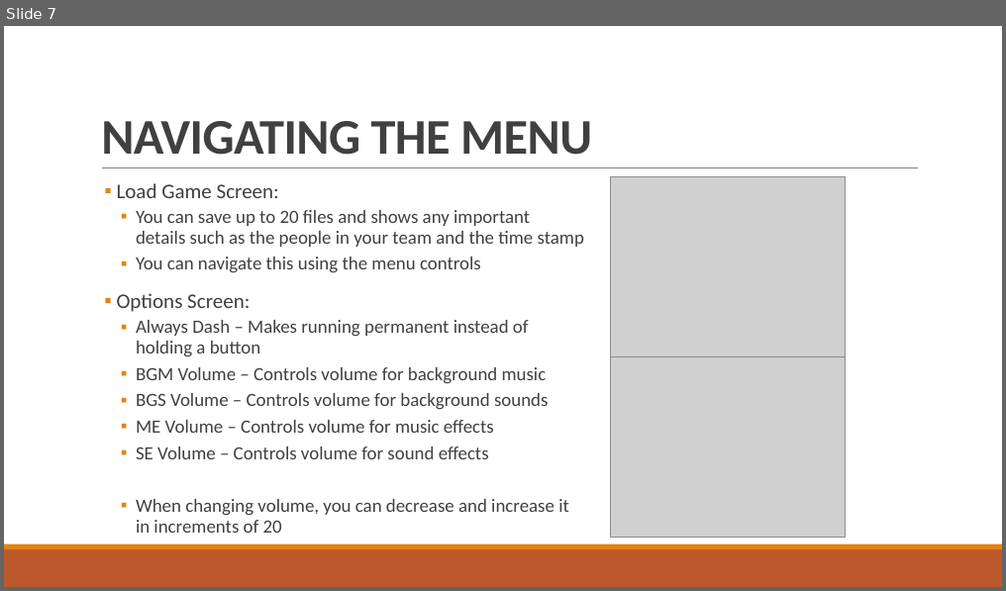
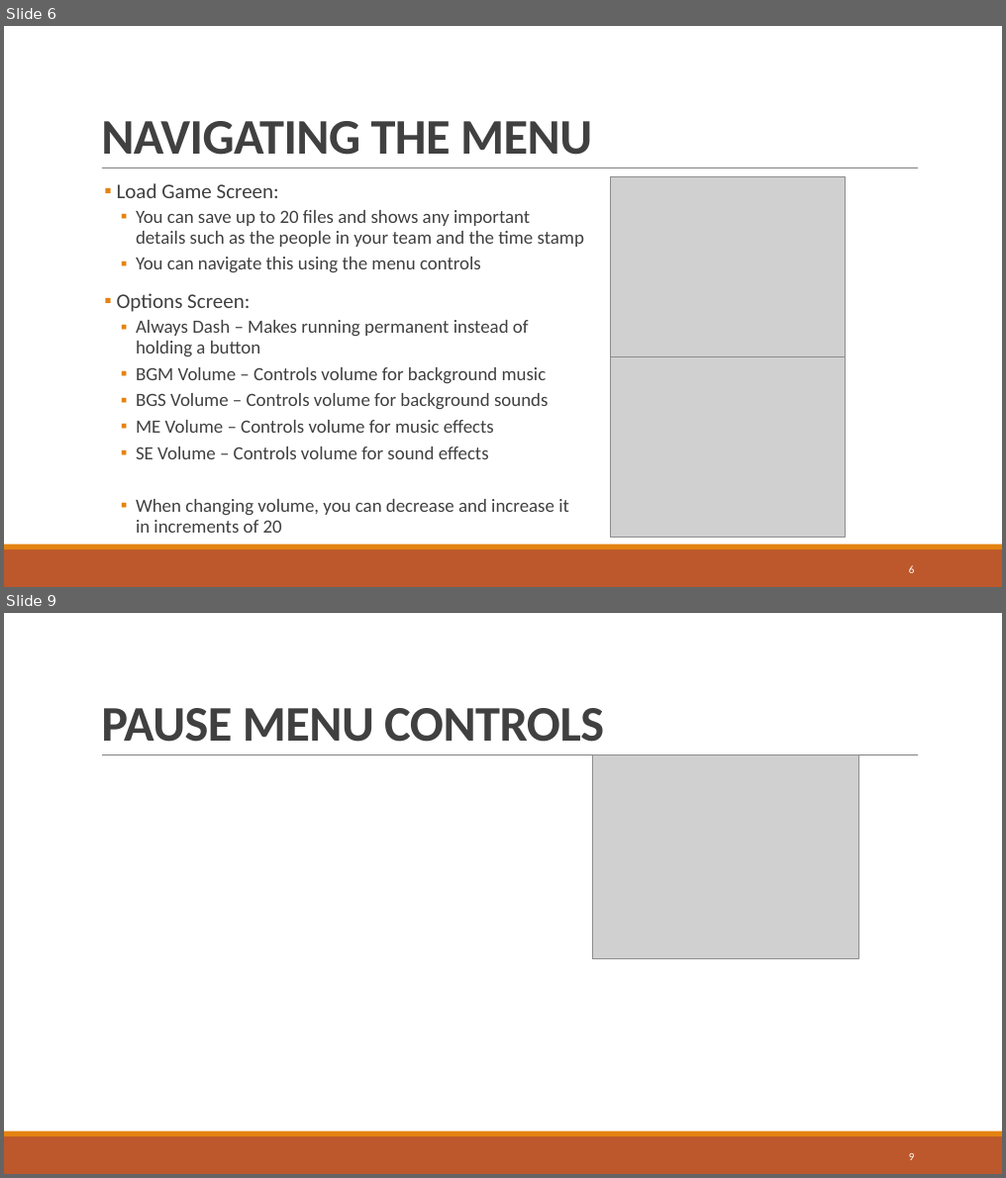
Before and after one commit to nevh122/Devwahrphobia, a slide deck: Documents/DEVWAHRPHOBIA-PlAYBOOK.pptx. Shown one above the other, each under a label of ours: slide 7 before the commit, slides 6 and 9 after it; the slides between them are not shown. The pictures are 1006x591 and 1006x1178 pixels, drawn with LibreOffice and Linux fonts; fonts in the diff are those of the drawing; grey boxes stand for pictures. Boxes give left, top, right and bottom in pixels: in the first picture for what was removed or moved away, otherwise in the second. Text is boxed around its words. In the diff, an @@ line names an element or a change of style, - is before the commit and + after.

```diff
--- a/Documents/DEVWAHRPHOBIA-PlAYBOOK.pptx
+++ b/Documents/DEVWAHRPHOBIA-PlAYBOOK.pptx
@@ slide 9 added at (4, 613, 1002, 1174), background #FFFFFF; not listed: 3 template elements that a slide beside it also shows @@
@@ title added at (101, 708, 604, 742), 48 pt, text #404040, bold @@
+PAUSE MENU CONTROLS
@@ picture added at (592, 756, 859, 959) @@
@@ page number added at (909, 1154, 915, 1160), 10.5 pt, text #FFFFFF @@
+9
@@ what was slide 7 is now slide 6 @@
@@ slide 6 changed as well @@
@@ page number added at (909, 566, 915, 573), 10.5 pt, text #FFFFFF @@
+6
```
Also in this commit, not shown: 6 other slides changed, 1 other slide added, 1 slide removed.
